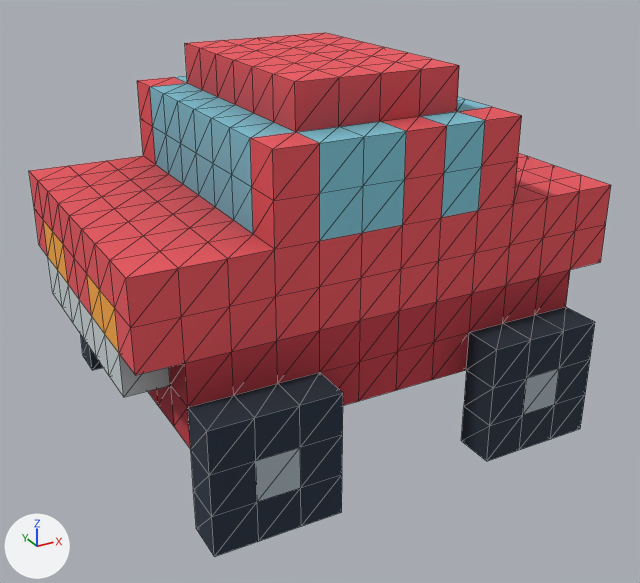
Before and after pictures for a commit that changed the glTF model client/public/models/car.glb.
One viewpoint serves both versions: a camera (50 mm lens) standing at (-0.839, -1.557, 1.019) and looking at (-0.01, -0.049, 0.265). The axes (+X, +Y, +Z) are drawn at lower left. The lights are the same throughout. The picture after the commit comes second. Mesh edges are drawn as thin lines. Vertices at exactly the same position are counted once.

Script lines for the objects in view, before the commit:
```python
me_car_body = bpy.data.meshes.new('car_body')
me_car_body.from_pydata(...)  # 522 vertices, 1040 faces; spans x -0.5..0.5, y -0.417..0.417, z 0.0..0.75
me_car_body.materials.append(mat_hopbrawl_vertexcolor)
ob_car_body = bpy.data.objects.new('car_body', me_car_body)
ob_car_body.location = (0.0, 0.0, 0.0)
```
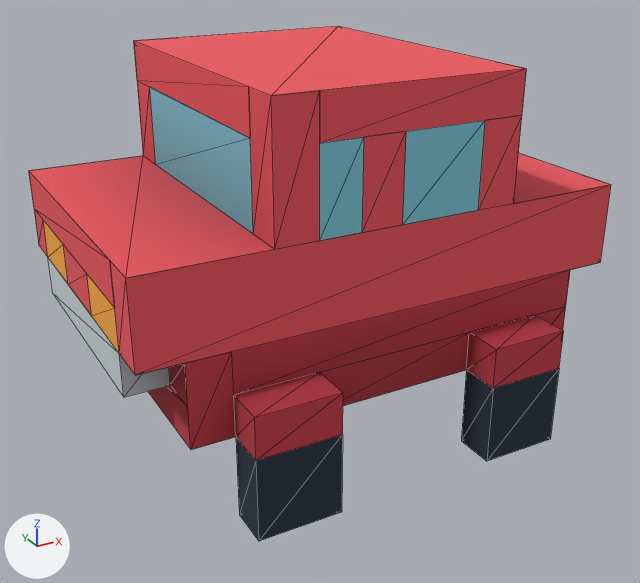
What changed in the scene script:
```text
Change me_car_body:
    used by ob_car_body; location = (0.0, 0.0, 0.0)
    remove me_car_body.from_pydata(...)  # 522 vertices, 1040 faces; spans x -0.5..0.5, y -0.417..0.417, z 0.0..0.75
    add me_car_body.from_pydata(...)  # 145 vertices, 208 faces; spans x -0.5..0.5, y -0.417..0.417, z 0.0..0.75
    me_car_body part 1: 385 vertices removed from x -0.5..0.5, y -0.417..0.417, z 0.0..0.75; 8 vertices added at x -0.25..0.25, y -0.333..0.333, z 0.75
    me_car_body part 2: 18 kept faces spanning x -0.5..0.5, y -0.417..0.417, z 0.167..0.333 get new vertex colours
```

Pixel boxes (x1, y1, x2, y2) of what changed, in the pictures (640 x 583 px):
'car_body', reshaped: before (29, 33, 611, 557); after (29, 26, 611, 541)
part 1 of me_car_body, built on: before (29, 33, 611, 557); after (134, 26, 526, 249)
part 2 of me_car_body, recoloured (lighter): (466, 333, 497, 388) in both
